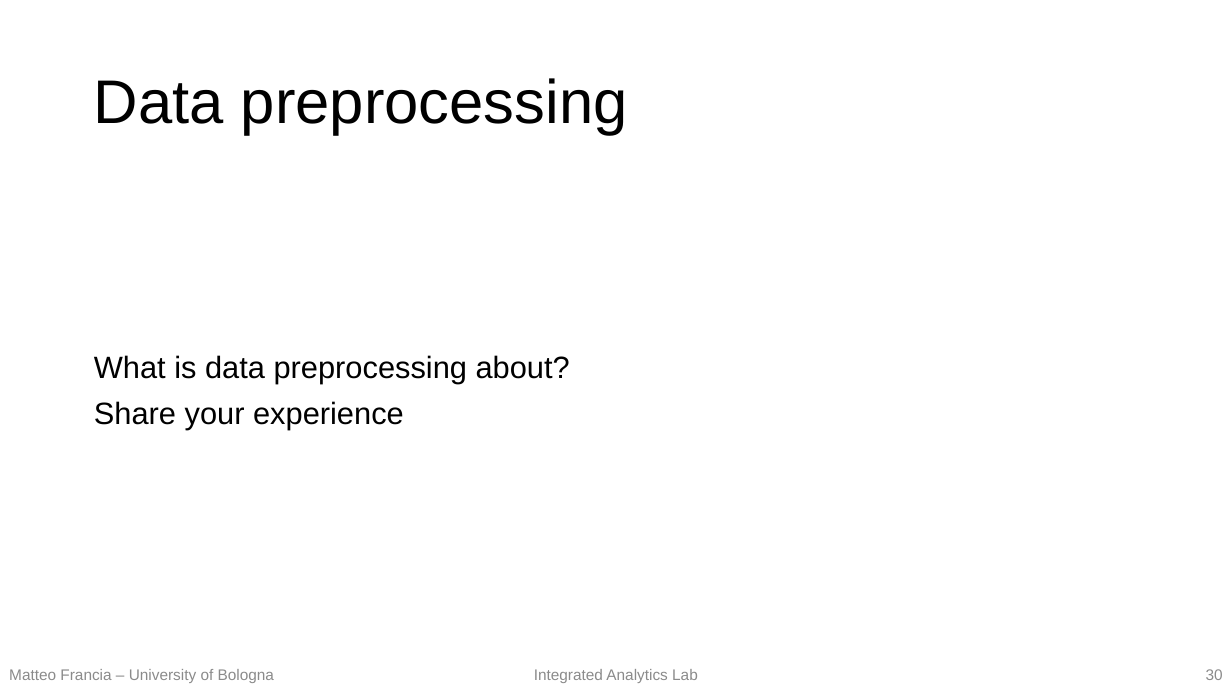
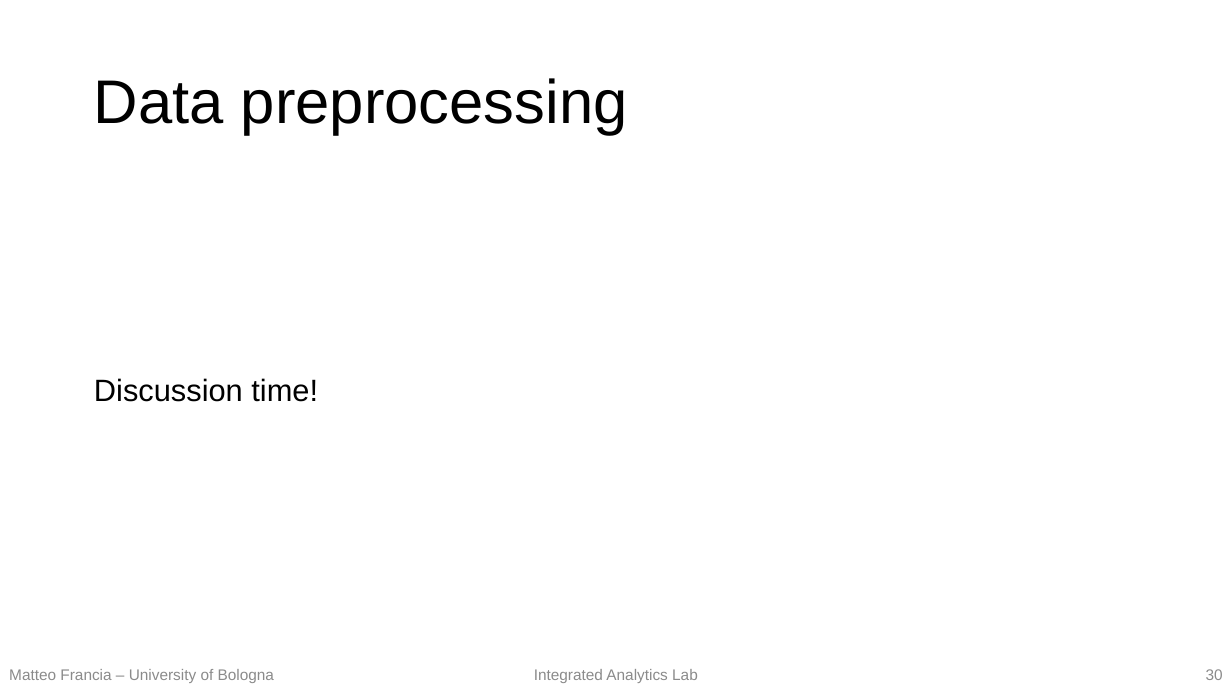
Before and after one commit to w4bo/teaching-handsondatapipelines, a slide deck: slide 30 of 01-DataPreprocessing/01-slides.pptx. Drawn at 1232x693 pixels with LibreOffice and Linux fonts; fonts in the diff are those of the drawing. Boxes give left, top, right and bottom in pixels: in the first picture for what was removed or moved away, otherwise in the second. Text is boxed around its words. In the diff, an @@ line names an element or a change of style, - is before the commit and + after.

```diff
--- a/01-DataPreprocessing/01-slides.pptx
+++ b/01-DataPreprocessing/01-slides.pptx
@@ text at (x1=94, y1=378, x2=318, y2=402): text changed @@
-What is data preprocessing about?
-Share your experience
+Discussion time!
```
Also in this commit, not shown: 13 other slides changed.
